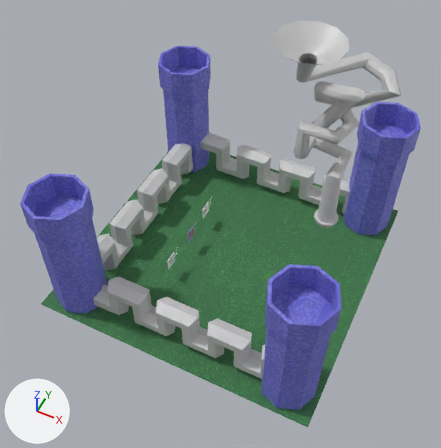
The glTF model scene.glb: old version first, new version second.
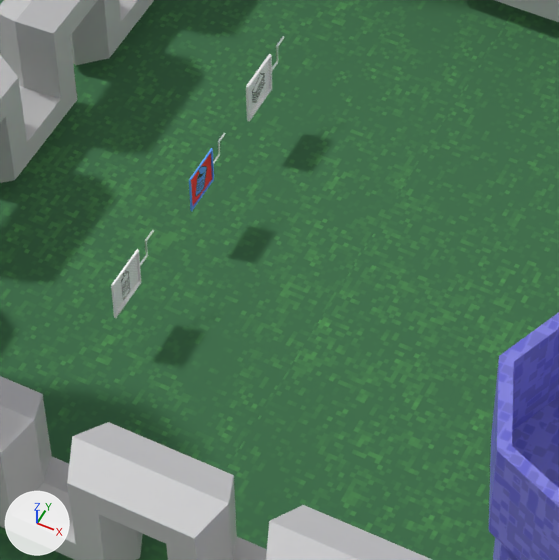
Each version appears first whole from a camera (50 mm lens) standing at (1.78, -28.99, 28.64) and looking at (-7.43, -10.58, 5.63), and next in a close-up on the part from 31% to 64% of the width and 42% to 74% of the height. Arrows for +X, +Y and +Z are at lower left; the lights stay in place. Objects named as collision shapes, trigger or cutter boxes, shadow casters or lower levels of detail are left out. Where no turn or scale is listed for an object, it has been applied to the vertices.
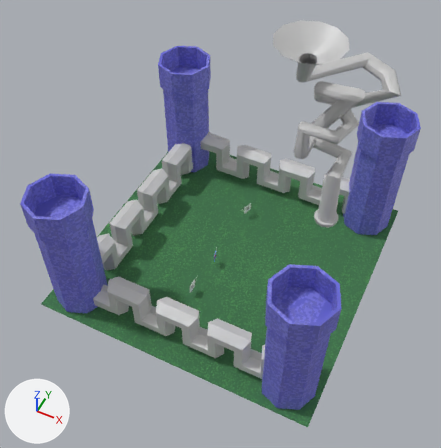
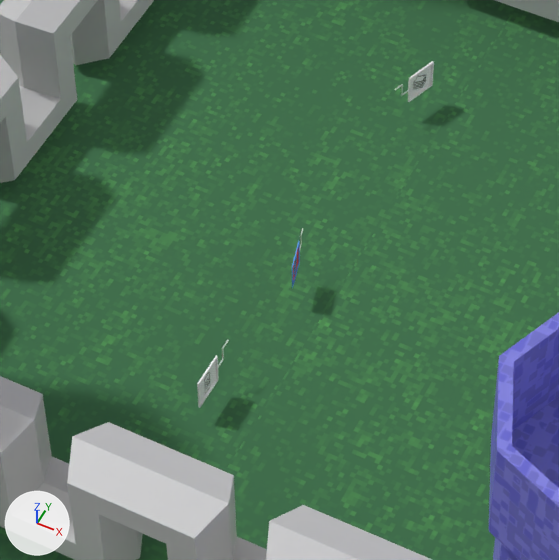
Commit message: таблички подвинул

The change in detail:
Object 'Plane' (ob_plane) moves from (-10.4, -8.61, 1.32) to (-8.55, -9.06, 0.77).
Object 'Plane' (ob_plane) turns from (90, 0, 90) to (90, 0, 105) degrees about x, y and z.
Object 'Plane' (ob_plane) is rescaled from (0.331, 0.331, 0.331) to (0.234, 0.234, 0.234).
Object 'Plane.001' (ob_plane_001) moves from (-10.49, -6.52, 1.34) to (-8.48, -4.71, 0.72).
Object 'Plane.001' (ob_plane_001) turns from (90, 0, 90) to (-90, 0, -110) degrees about x, y and z.
Object 'Plane.001' (ob_plane_001) is rescaled from (0.397, 0.397, 0.397) to (0.276, -0.276, 0.276).
Object 'Plane.002' (ob_plane_002) moves from (-10.44, -10.87, 1.28) to (-8.74, -11.51, 0.67).
Object 'Plane.002' (ob_plane_002) is rescaled from (0.382, 0.382, 0.382) to (0.289, 0.289, 0.289).

What differs and where, as boxes (x1, y1, x2, y2) in the close-ups (559 x 560 px):
'Plane.002', moved, rescaled (26% narrower, 23% shorter): before (111, 249, 141, 318); after (197, 355, 219, 408)
'Plane.001', moved, turned, rescaled: before (246, 54, 272, 122); after (408, 61, 434, 102)
'Plane', moved, turned, rescaled: before (189, 148, 214, 211); after (292, 241, 300, 288)
'Cube.002', moved, rescaled (20% narrower, 22% shorter): before (140, 230, 154, 266); after (218, 340, 229, 368)
'Cube.001', moved, turned, rescaled: before (272, 36, 285, 71); after (395, 84, 409, 96)
'Cube', moved, turned, rescaled: before (213, 133, 225, 164); after (300, 228, 303, 249)
